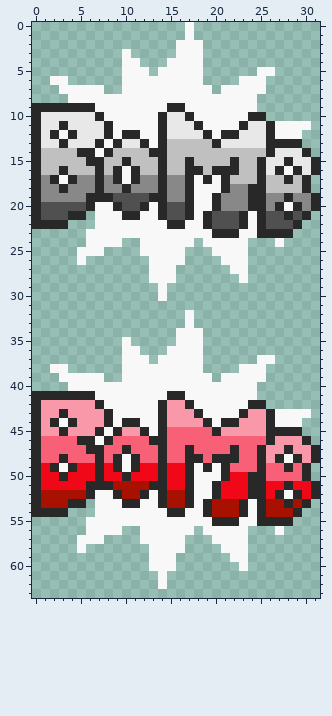
A pixel-art sprite gets an edit: graphics/effect/effect-69.png. Above, as it was before the edit.
The file is 64x128 pixels, drawn in blocks of 2x2; one block is one cell here.
The result:
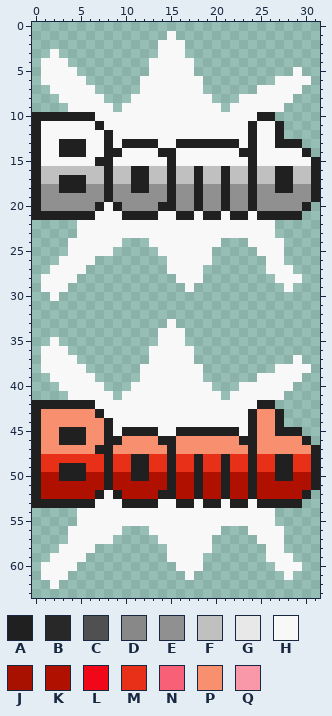
Palette (. is transparent): A #202020  B #282828  C #505050  D #888888  E #909090  F #c0c0c0  G #e8e8e8  H #f8f8f8  J #a81000  K #b01000  L #f00818  M #e83018  N #f86078  P #f89070  Q #f898a8
Difference:
@@ x 0..31 @@
- 0 .................H..............
- 1 .................H..............
- 2 ................HHH.............
- 3 ..........H.....HHH.............
- 4 ..........HH...HHHH.............
- 5 ..........HHH.HHHHH......HH.....
- 6 ..HH......HHHHHHHHH....HHH......
- 7 ...HHHHH..HHHHHHHHHH.HHHHH......
- 8 ....HHHHHHHHHHHHHHHHHHHHH.......
- 9 BBBBBBBHHHHHHHHBBHHHHHHHH.......
-10 BGGGGGGBHHHHHHBGGBHHHHHHBB......
-11 BGGBGGGGBHHHHHBGGGBHHHHBGGBHHHH.
-12 BGBHBGGGBHBBHHBGGGGBHBBGGGBHHH..
-13 BGGBGGGBHBGGBHBFFFFFBGGGGGBBBB..
-14 BFFFFBBHBFFFFBBFFFFFFFFFFFBGGGB.
-15 BFFFFFBBFFBFFFBFFBFFFFBFFBGGBGGB
-16 BFFBFFFBFBHBFFBFFBBFBBBFFBGBHBGB
-17 BDBHBDDBDBHBDDBDDBHBHBFFFBFFBFB.
-18 BDDBDDDBDDBDDDBDDBHHHBDDBBFFFFB.
-19 BDDDDDBBBCCCCBBDDBHHBDDDBBDDBDDB
-20 BCCCCCBHHBCCBHBCCBHHBDDDBBDBHBDB
-21 BCCCBB.HHHBBHHBCCBHBCCCBHBCCBCB.
-22 BBBB...HHHHHHHHBBHHBCCCBHBCCCB..
-23 ......HHHHHHHHHHHHHHBBBHHBBBB...
-24 ......HHHH..HHHHHH.HHHHH...H....
-25 .....HHH....HHHHH...HHHH........
-26 .....H.......HHHH....HHH........
-27 .............HHH......HH........
-28 .............HHH.......H........
-29 ..............H.................
-30 ..............H.................
+ 0 ................................
+ 1 ...............H................
+ 2 ..............HHH...............
+ 3 ..H...........HHH...............
+ 4 .HHH.........HHHHH..............
+ 5 .HHHH........HHHHH...........H..
+ 6 .HHHHH......HHHHHHH........HHHH.
+ 7 ..HHHHH.....HHHHHHH......HHHHH..
+ 8 ...HHHHH...HHHHHHHHH...HHHHHH...
+ 9 ....HHHHH.HHHHHHHHHHH.HHHHHH....
+10 AAAAAAAHHHHHHHHHHHHHHHHHHAA.....
+11 AHHHHHHAHHHHHHHHHHHHHHHHAHHA....
+12 AHHHHHHHAHHHHHHHHHHHHHHHAHHA....
+13 AHHAAAHHAHAAAAHHAAAAAAAHAHHAAA..
+14 AHHAAAHHAAHHHHAAHHHHHHHAAHHHHHA.
+15 AHHHHHHAAHHHHHHAHHHHHHHHAHHHHHHA
+16 AFFFFFFFAFFAAFFAFFAFFAFFAFFAAFFA
+17 AFFAAAFFAFFAAFFAFFAFFAFFAFFAAFFA
+18 AEEAAAEEAEEAAEEAEEAEEAEEAEEAAEEA
+19 AEEEEEEEAEEEEEEAEEAEEAEEAEEEEEEA
+20 AEEEEEEAHAEEEEAAEEAEEAEEAEEEEEA.
+21 AAAAAAAHHHAAAAHHAAHAAHAAHAAAAA..
+22 .....HHHHHHHHHHHHHHHHHHHHHH.....
+23 .....HHHHHHHHHHHHHHHHHHHHHH.....
+24 ....HHHHHH...HHHHHHHH...HHHH....
+25 ....HHHHH.....HHHHHH.....HHH....
+26 ...HHHH........HHHHH......HH....
+27 ..HHHH.........HHHH.......HHH...
+28 .HHHH...........HHH........HHH..
+29 .HHH.............H..........H...
+30 ..H.............................
 31 ................................
-32 .................H..............
-33 .................H..............
-34 ................HHH.............
-35 ..........H.....HHH.............
-36 ..........HH...HHHH.............
-37 ..........HHH.HHHHH......HH.....
-38 ..HH......HHHHHHHHH....HHH......
-39 ...HHHHH..HHHHHHHHHH.HHHHH......
-40 ....HHHHHHHHHHHHHHHHHHHHH.......
-41 BBBBBBBHHHHHHHHBBHHHHHHHH.......
-42 BQQQQQQBHHHHHHBQQBHHHHHHBB......
-43 BQQBQQQQBHHHHHBQQQBHHHHBQQBHHHH.
-44 BQBHBQQQBHBBHHBQQQQBHBBQQQBHHH..
-45 BQQBQQQBHBQQBHBNNNNNBQQQQQBBBB..
-46 BNNNNBBHBNNNNBBNNNNNNNNNNNBQQQB.
-47 BNNNNNBBNNBNNNBNNBNNNNBNNBQQBQQB
-48 BNNBNNNBNBHBNNBNNBBNBBBNNBQBHBQB
-49 BLBHBLLBLBHBLLBLLBHBHBNNNBNNBNB.
-50 BLLBLLLBLLBLLLBLLBHHHBLLBBNNNNB.
-51 BLLLLLBBBJJJJBBLLBHHBLLLBBLLBLLB
-52 BJJJJJBHHBJJBHBJJBHHBLLLBBLBHBLB
-53 BJJJBB.HHHBBHHBJJBHBJJJBHBJJBJB.
-54 BBBB...HHHHHHHHBBHHBJJJBHBJJJB..
-55 ......HHHHHHHHHHHHHHBBBHHBBBB...
-56 ......HHHH..HHHHHH.HHHHH...H....
-57 .....HHH....HHHHH...HHHH........
-58 .....H.......HHHH....HHH........
-59 .............HHH......HH........
-60 .............HHH.......H........
-61 ..............H.................
-62 ..............H.................
+32 ................................
+33 ...............H................
+34 ..............HHH...............
+35 ..H...........HHH...............
+36 .HHH.........HHHHH..............
+37 .HHHH........HHHHH...........H..
+38 .HHHHH......HHHHHHH........HHHH.
+39 ..HHHHH.....HHHHHHH......HHHHH..
+40 ...HHHHH...HHHHHHHHH...HHHHHH...
+41 ....HHHHH.HHHHHHHHHHH.HHHHHH....
+42 AAAAAAAHHHHHHHHHHHHHHHHHHAA.....
+43 APPPPPPAHHHHHHHHHHHHHHHHAPPA....
+44 APPPPPPPAHHHHHHHHHHHHHHHAPPA....
+45 APPAAAPPAHAAAAHHAAAAAAAHAPPAAA..
+46 APPAAAPPAAPPPPAAPPPPPPPAAPPPPPA.
+47 APPPPPPAAPPPPPPAPPPPPPPPAPPPPPPA
+48 AMMMMMMMAMMAAMMAMMAMMAMMAMMAAMMA
+49 AMMAAAMMAMMAAMMAMMAMMAMMAMMAAMMA
+50 AKKAAAKKAKKAAKKAKKAKKAKKAKKAAKKA
+51 AKKKKKKKAKKKKKKAKKAKKAKKAKKKKKKA
+52 AKKKKKKAHAKKKKAAKKAKKAKKAKKKKKA.
+53 AAAAAAAHHHAAAAHHAAHAAHAAHAAAAA..
+54 .....HHHHHHHHHHHHHHHHHHHHHH.....
+55 .....HHHHHHHHHHHHHHHHHHHHHH.....
+56 ....HHHHHH...HHHHHHHH...HHHH....
+57 ....HHHHH.....HHHHHH.....HHH....
+58 ...HHHH........HHHHH......HH....
+59 ..HHHH.........HHHH.......HHH...
+60 .HHHH...........HHH........HHH..
+61 .HHH.............H..........H...
+62 ..H.............................
 63 ................................
Pixel boxes of the changes (left, top, right, bottom) in both pictures:
changed: (32, 22, 320, 589)
